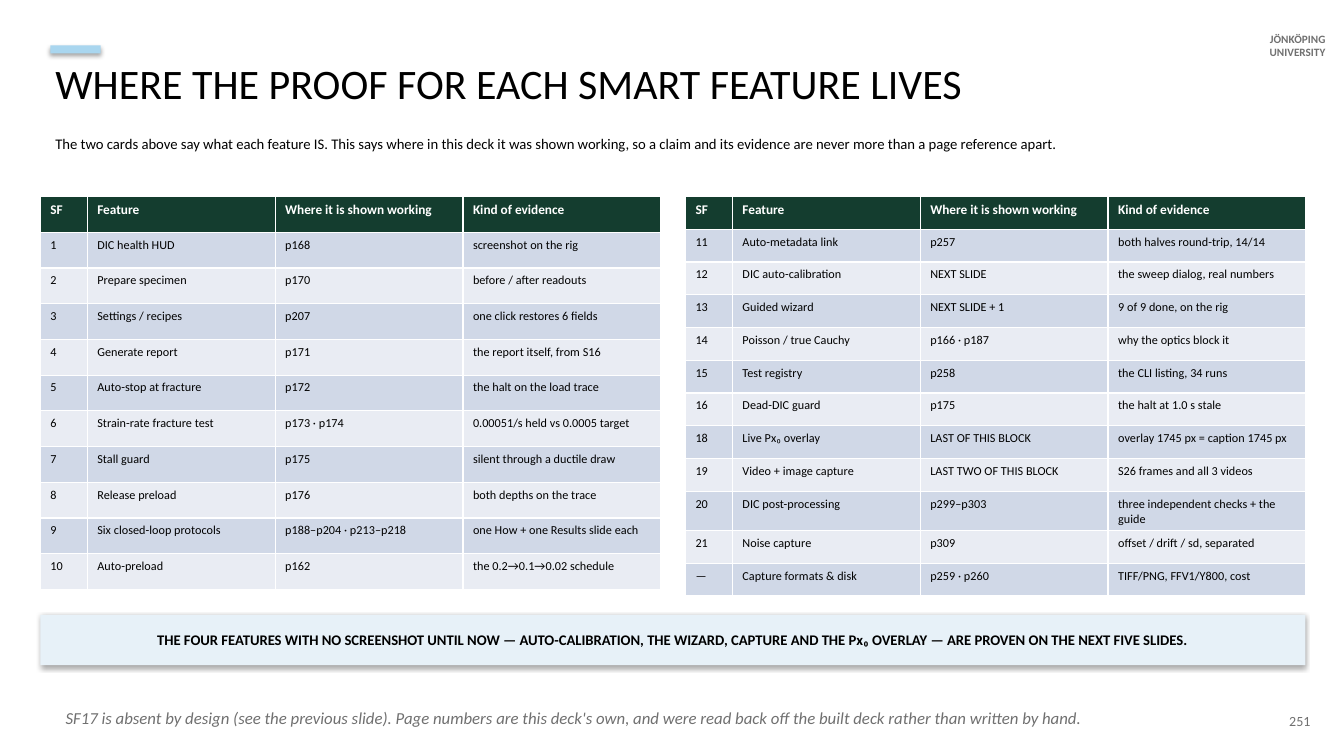
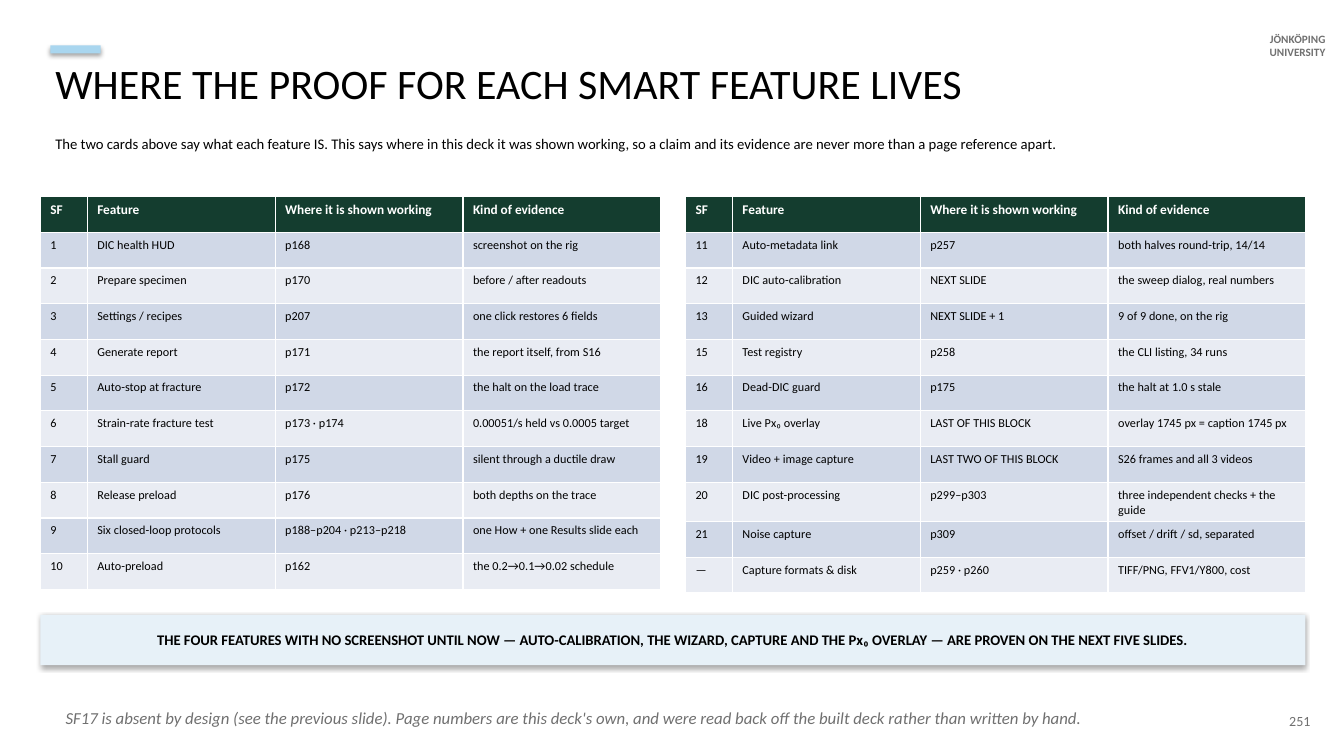
Before and after one commit to AdithyaSivakumar-3/UTM, a slide deck: slide 111 of documentation/decks/V6a_8_6_20_slides.pptx. Drawn at 1344x756 pixels with LibreOffice and Linux fonts; fonts in the diff are those of the drawing. Boxes give left, top, right and bottom in pixels: in the first picture for what was removed or moved away, otherwise in the second. Text is boxed around its words. In the diff, an @@ line names an element or a change of style, - is before the commit and + after.

```diff
--- a/documentation/decks/V6a_8_6_20_slides.pptx
+++ b/documentation/decks/V6a_8_6_20_slides.pptx
@@ table at (686, 197, 1306, 590) @@
-row 5: 14 | Poisson / true Cauchy | p166 · p187 | why the optics block it
```
Also in this commit, not shown: 3 other slides changed, 5 other files.
